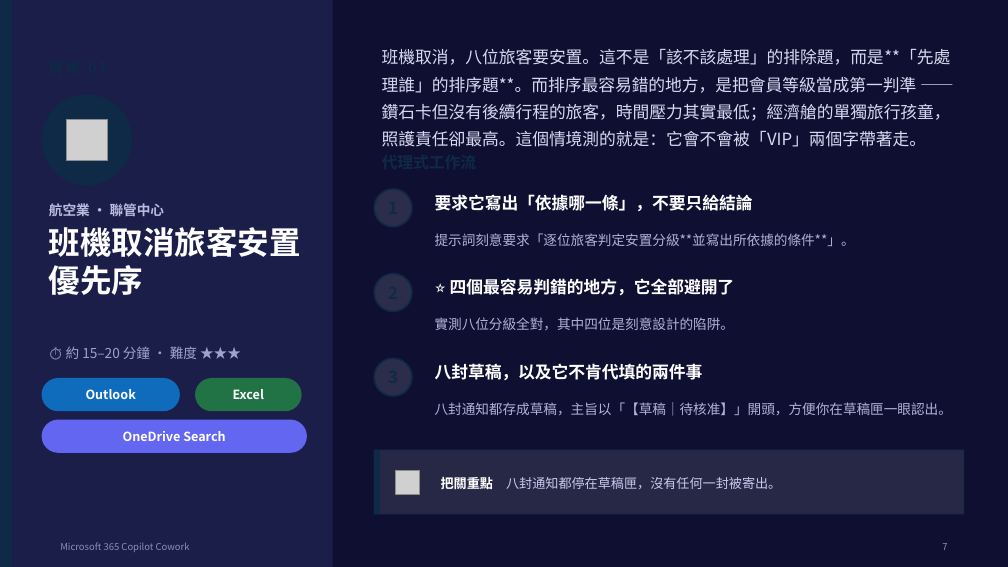
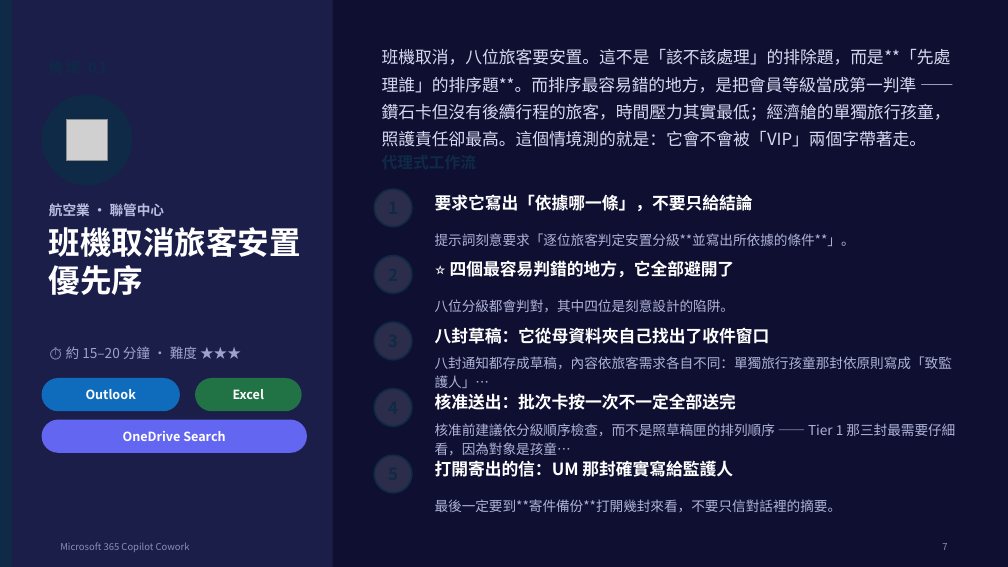
Before and after one commit to AndyHung11/Copilot-in-1mins, a slide deck: slide 8 of CoworkPlaybook/Cowork_教育訓練簡報_航空業版.pptx. Drawn at 1008x567 pixels with LibreOffice and Linux fonts; fonts in the diff are those of the drawing; grey boxes stand for pictures. Boxes give left, top, right and bottom in pixels: in the first picture for what was removed or moved away, otherwise in the second. Text is boxed around its words. In the diff, an @@ line names an element or a change of style, - is before the commit and + after.

```diff
--- a/CoworkPlaybook/Cowork_教育訓練簡報_航空業版.pptx
+++ b/CoworkPlaybook/Cowork_教育訓練簡報_航空業版.pptx
@@ ellipse: place and size @@
-ellipse at <box>374,274,412,312</box>
+ellipse at <box>374,256,412,293</box>
@@ text "⭐ 四個最容易判錯的地方，它全部避開了": place and size @@
-text "⭐ 四個最容易判錯的地方，它全部避開了" at <box>450,278,735,295</box>
+text "⭐ 四個最容易判錯的地方，它全部避開了" at <box>450,260,735,277</box>
@@ text at <box>435,299,735,312</box>: text changed @@
-實測八位分級全對，其中四位是刻意設計的陷阱。
+八位分級都會判對，其中四位是刻意設計的陷阱。
@@ ellipse: place and size @@
-ellipse at <box>374,358,412,396</box>
+ellipse at <box>374,322,412,360</box>
@@ text at <box>435,327,770,344</box>: text changed @@
-八封草稿，以及它不肯代填的兩件事
+八封草稿：它從母資料夾自己找出了收件窗口
@@ text at <box>435,356,952,388</box>: text changed @@
-八封通知都存成草稿，主旨以「【草稿｜待核准】」開頭，方便你在草稿匣一眼認出。
+八封通知都存成草稿，內容依旅客需求各自不同：單獨旅行孩童那封依原則寫成「致監護人」…
@@ ellipse added at <box>374,389,412,426</box>, fill #FFFFFF at 12% opacity, outline #0E2A47 1.5 pt @@
@@ text added at <box>435,393,736,410</box>, 16 pt, text #FFFFFF, bold @@
+核准送出：批次卡按一次不一定全部送完
@@ text at <box>435,423,955,455</box>: text changed; size 12.5 to 13 pt; text colour #C7CAEC to #AEB2D8 @@
-把關重點 八封通知都停在草稿匣，沒有任何一封被寄出。
+核准前建議依分級順序檢查，而不是照草稿匣的排列順序 —— Tier 1 那三封最需要仔細看，因為對象是孩童…
@@ rectangle removed at <box>374,450,964,514</box> @@
@@ rectangle removed at <box>374,450,380,514</box> @@
@@ ellipse added at <box>374,455,412,493</box>, fill #FFFFFF at 12% opacity, outline #0E2A47 1.5 pt @@
@@ picture removed at <box>395,470,420,495</box> @@
@@ text added at <box>435,460,733,477</box>, 16 pt, text #FFFFFF, bold @@
+打開寄出的信：UM 那封確實寫給監護人
@@ text added at <box>435,499,842,512</box>, 13 pt, text #AEB2D8 @@
+最後一定要到**寄件備份**打開幾封來看，不要只信對話裡的摘要。
```
Also in this commit, not shown: 4 other slides changed, 6 other files.
